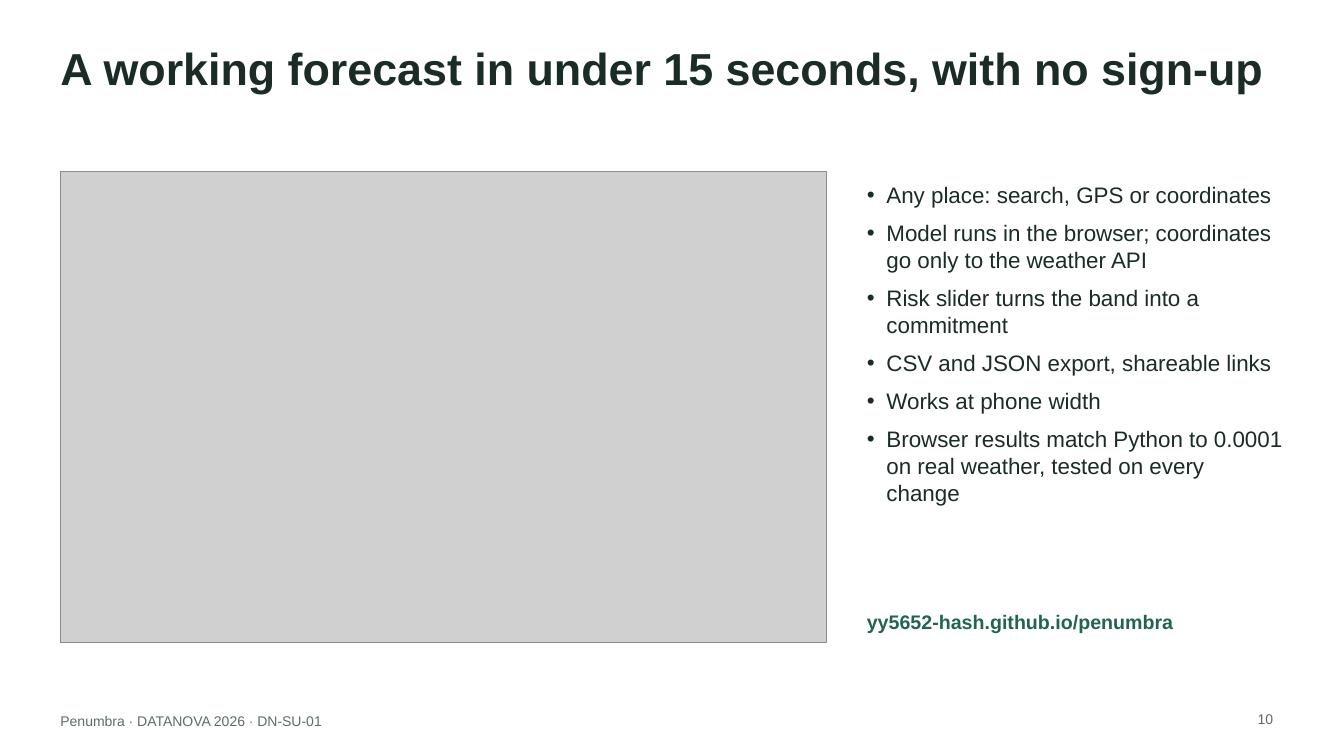
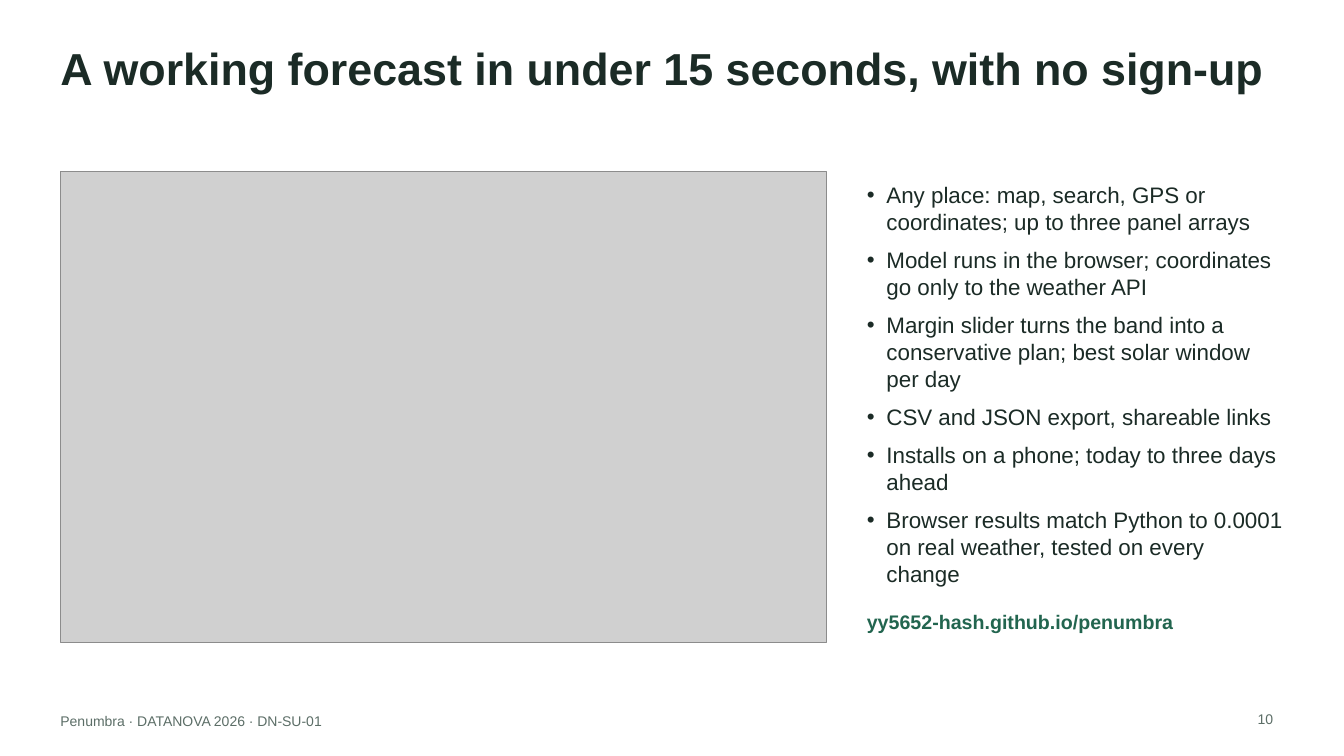
Before and after one commit to yy5652-hash/penumbra, a slide deck: slide 10 of site/Penumbra_DATANOVA_2026.pptx. Drawn at 1344x756 pixels with LibreOffice and Linux fonts; fonts in the diff are those of the drawing; grey boxes stand for pictures. Boxes give left, top, right and bottom in pixels: in the first picture for what was removed or moved away, otherwise in the second. Text is boxed around its words. In the diff, an @@ line names an element or a change of style, - is before the commit and + after.

```diff
--- a/site/Penumbra_DATANOVA_2026.pptx
+++ b/site/Penumbra_DATANOVA_2026.pptx
@@ text at bbox=[886, 186, 1250, 235]: text changed @@
-• Any place: search, GPS or coordinates
+• Any place: map, search, GPS or coordinates; up to three panel arrays
@@ text at bbox=[886, 316, 1251, 392]: text changed @@
-• Risk slider turns the band into a commitment
+• Margin slider turns the band into a conservative plan; best solar window per day
@@ text at bbox=[886, 446, 1276, 491]: text changed @@
-• Works at phone width
+• Installs on a phone; today to three days ahead
```
Also in this commit, not shown: 5 other slides changed, 25 other files.
